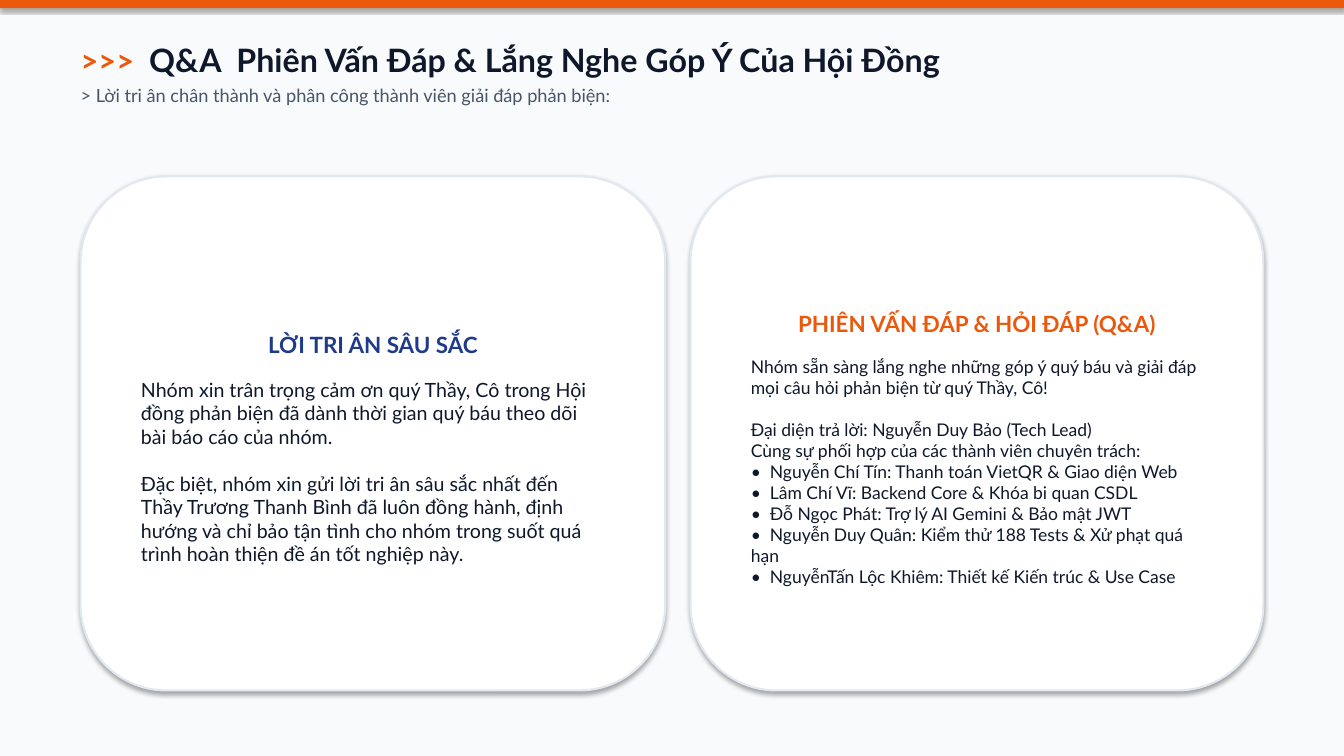
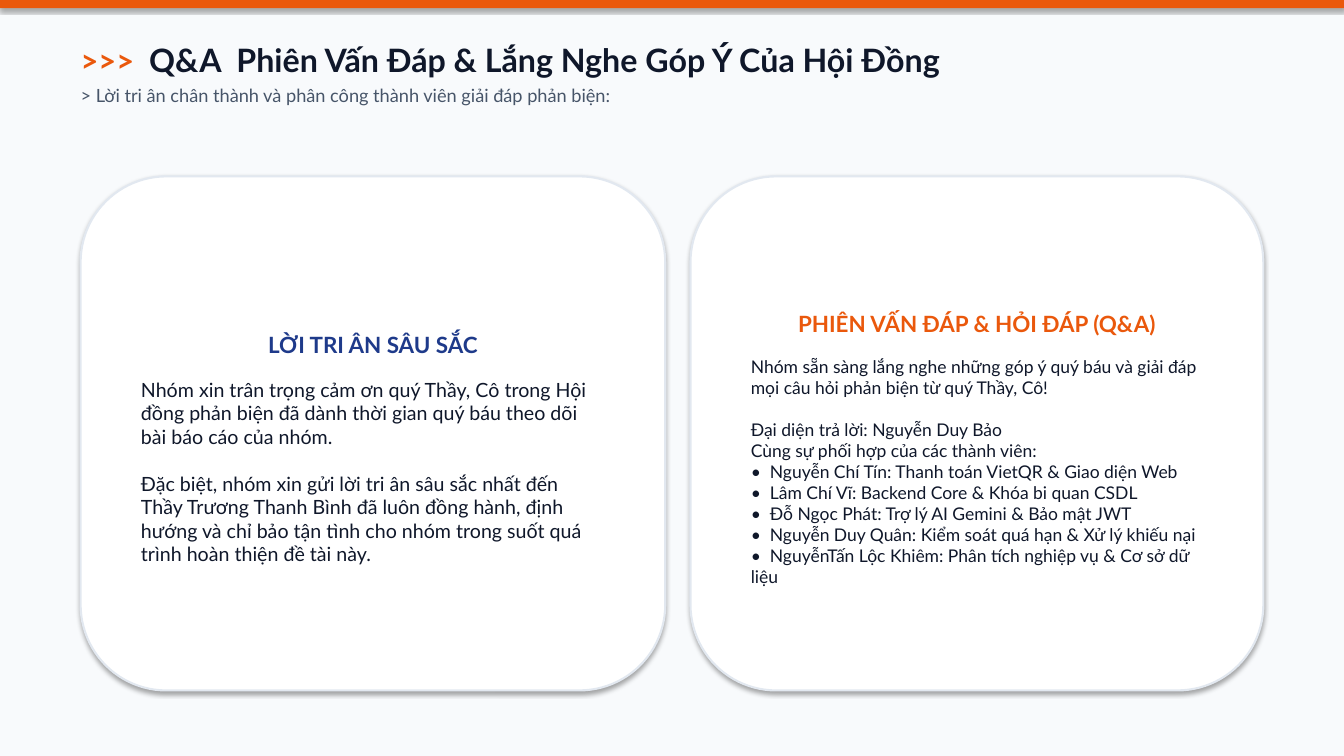
Before and after one commit to em123ngao-arch/thueXe_Online, a slide deck: slide 17 of docs/Slide_Bao_Ve_Do_An_DriveShare_K4.pptx (slide 19 before the commit). Drawn at 1344x756 pixels with LibreOffice and Linux fonts; fonts in the diff are those of the drawing. Boxes give left, top, right and bottom in pixels: in the first picture for what was removed or moved away, otherwise in the second. Text is boxed around its words. In the diff, an @@ line names an element or a change of style, - is before the commit and + after.

```diff
--- a/docs/Slide_Bao_Ve_Do_An_DriveShare_K4.pptx
+++ b/docs/Slide_Bao_Ve_Do_An_DriveShare_K4.pptx
@@ text in rounded rectangle at [751,359,1196,586]: text changed @@
-Nhóm sẵn sàng lắng nghe những góp ý quý báu và giải đáp mọi câu hỏi phản biện từ quý Thầy, Cô!
-Đại diện trả lời: Nguyễn Duy Bảo (Tech Lead)
-Cùng sự phối hợp của các thành viên chuyên trách:
-• Nguyễn Chí Tín: Thanh toán VietQR & Giao diện Web
-• Lâm Chí Vĩ: Backend Core & Khóa bi quan CSDL
-• Đỗ Ngọc Phát: Trợ lý AI Gemini & Bảo mật JWT
-• Nguyễn Duy Quân: Kiểm thử 188 Tests & Xử phạt quá hạn
-• NguyễnTấn Lộc Khiêm: Thiết kế Kiến trúc & Use Case
+Nhóm sẵn sàng lắng nghe những góp ý quý báu và giải đáp mọi câu hỏi phản biện từ quý Thầy, Cô!
+Đại diện trả lời: Nguyễn Duy Bảo
+Cùng sự phối hợp của các thành viên:
+• Nguyễn Chí Tín: Thanh toán VietQR & Giao diện Web
+• Lâm Chí Vĩ: Backend Core & Khóa bi quan CSDL
+• Đỗ Ngọc Phát: Trợ lý AI Gemini & Bảo mật JWT
+• Nguyễn Duy Quân: Kiểm soát quá hạn & Xử lý khiếu nại
+• NguyễnTấn Lộc Khiêm: Phân tích nghiệp vụ & Cơ sở dữ liệu
@@ text in rounded rectangle at [141,381,587,565]: text changed @@
-Nhóm xin trân trọng cảm ơn quý Thầy, Cô trong Hội đồng phản biện đã dành thời gian quý báu theo dõi bài báo cáo của nhóm.
-Đặc biệt, nhóm xin gửi lời tri ân sâu sắc nhất đến Thầy Trương Thanh Bình đã luôn đồng hành, định hướng và chỉ bảo tận tình cho nhóm trong suốt quá trình hoàn thiện đề án tốt nghiệp này.
+Nhóm xin trân trọng cảm ơn quý Thầy, Cô trong Hội đồng phản biện đã dành thời gian quý báu theo dõi bài báo cáo của nhóm.
+Đặc biệt, nhóm xin gửi lời tri ân sâu sắc nhất đến Thầy Trương Thanh Bình đã luôn đồng hành, định hướng và chỉ bảo tận tình cho nhóm trong suốt quá trình hoàn thiện đề tài này.
```
Also in this commit, not shown: 15 other slides changed, 2 slides removed, 38 other files.
